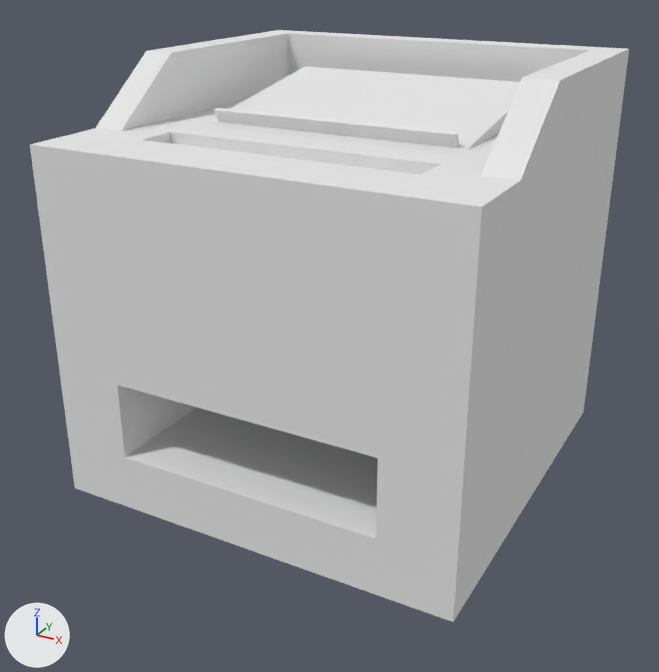
The Blender file Art/models/Blocks/Book Binder/Binder.blend, before and after one commit.
One viewpoint serves both versions: a 50 mm camera at (0.978, -1.881, 1.303) aimed at (-0.017, -0.072, 0.399). The axes (+X, +Y, +Z) are drawn at lower left. The lights are the same throughout.

Names of what the first picture shows: 'BookHolder'.
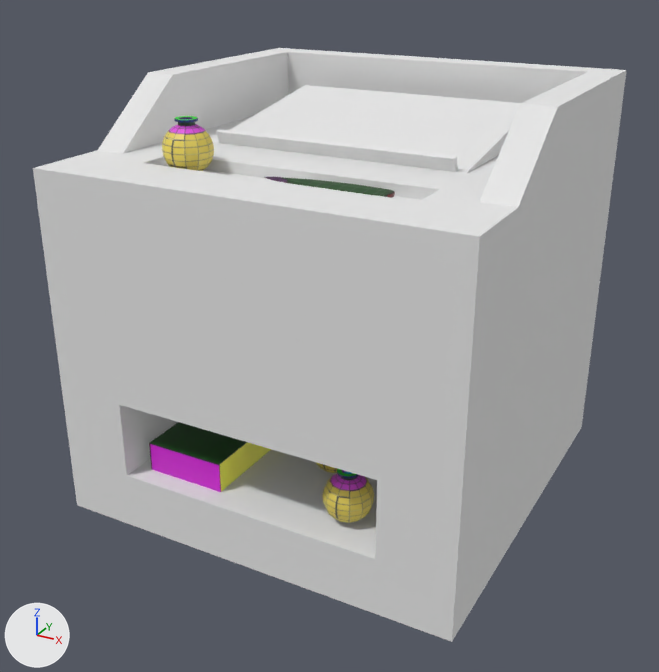
Where the change shows, as pixel boxes (x1, y1, x2, y2) in the pictures (659 x 672 px):
'BookHolder', moved
    before: (30, 30, 629, 622)
    after: (33, 48, 627, 642)
'PaperReserve', shown
    after: (149, 422, 271, 492)
'InkHolder', shown (yellow)
    after: (162, 116, 214, 171)
'InkHolderReserve2', shown (yellow)
    after: (322, 469, 374, 523)
'Cube', shown (green)
    after: (264, 177, 395, 198)
'InkHolderReserve', shown
    after: (316, 462, 337, 473)

What changed in the scene script:
```text
Change ob_paperreserve:
    remove ob_paperreserve.hide_viewport = True
    ob_paperreserve.location: (-0.191, -0.3, 0.225) -> (-0.191, -0.3, 0.175)
Change ob_cube:
    remove ob_cube.hide_viewport = True
    ob_cube.location: (0.1, -0.3, 0.891) -> (0.1, -0.3, 0.841)
Change ob_inkholder:
    remove ob_inkholder.hide_viewport = True
    ob_inkholder.location: (-0.24, -0.3, 0.93) -> (-0.24, -0.3, 0.88)
Change ob_bookholder:
    ob_bookholder.location: (0.0, 0.0, 0.55) -> (0.0, 0.0, 0.5)
Change ob_inkholderreserve:
    remove ob_inkholderreserve.hide_viewport = True
    ob_inkholderreserve.location: (0.09, -0.24, 0.245) -> (0.09, -0.24, 0.195)
Change ob_inkholderreserve2:
    remove ob_inkholderreserve2.hide_viewport = True
    ob_inkholderreserve2.location: (0.21, -0.4, 0.245) -> (0.21, -0.4, 0.195)
```
